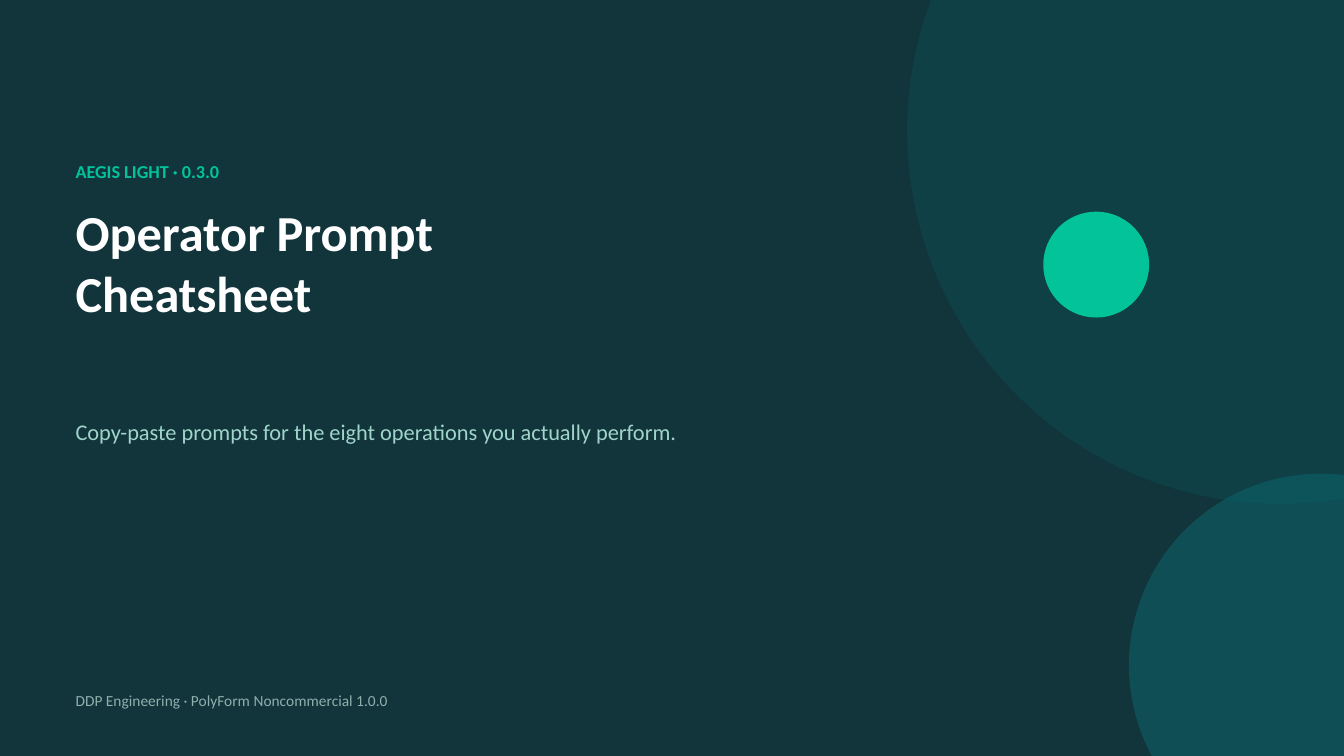
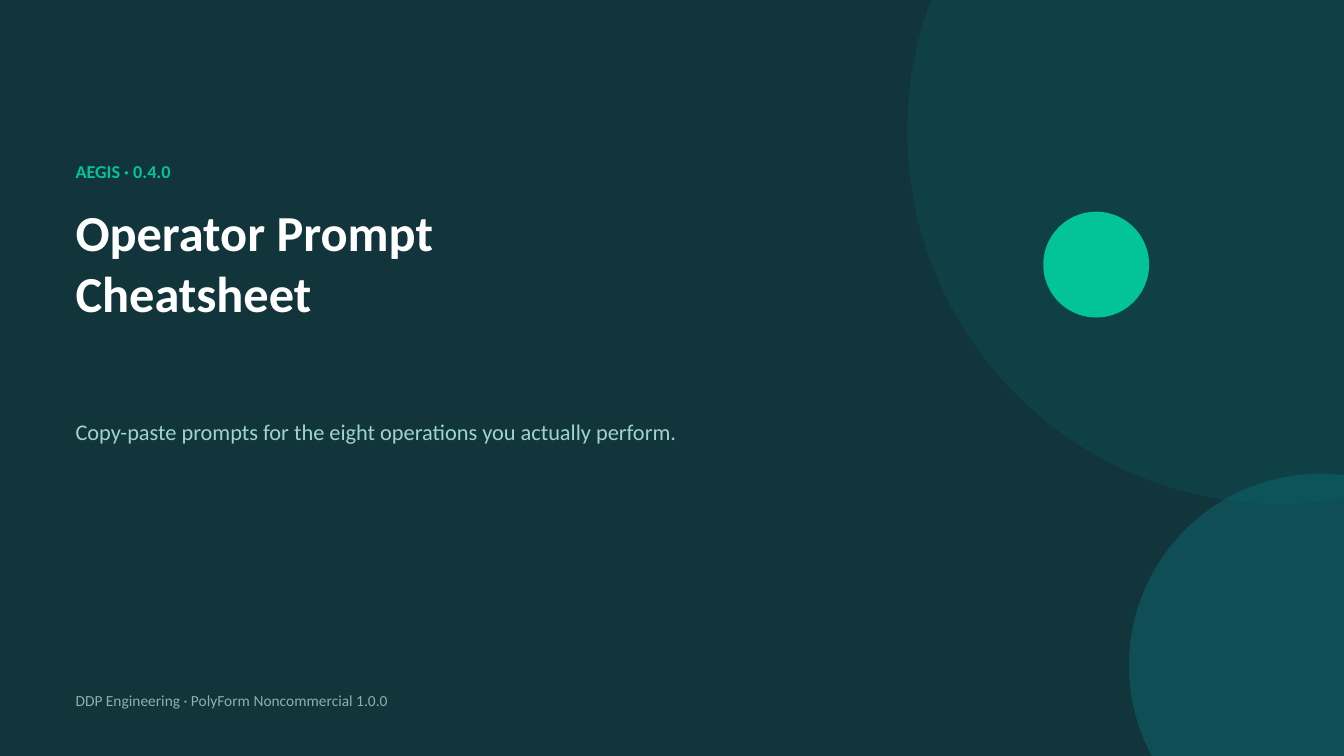
Before and after one commit to DDP-Engineering/Agentic_Engineering_Governance_Integrity_System, a slide deck: slide 1 of 06_SoftwareDocu/08_Prompt_Cheatsheet.pptx. Drawn at 1344x756 pixels with LibreOffice and Linux fonts; fonts in the diff are those of the drawing. Boxes give left, top, right and bottom in pixels: in the first picture for what was removed or moved away, otherwise in the second. Text is boxed around its words. In the diff, an @@ line names an element or a change of style, - is before the commit and + after.

Commit message:
AEGIS 0.5.0

```diff
--- a/06_SoftwareDocu/08_Prompt_Cheatsheet.pptx
+++ b/06_SoftwareDocu/08_Prompt_Cheatsheet.pptx
@@ text at [76,166,170,178]: text changed @@
-AEGIS LIGHT · 0.3.0
+AEGIS · 0.4.0
```
Also in this commit, not shown: 5 other slides changed, 48 other files.
